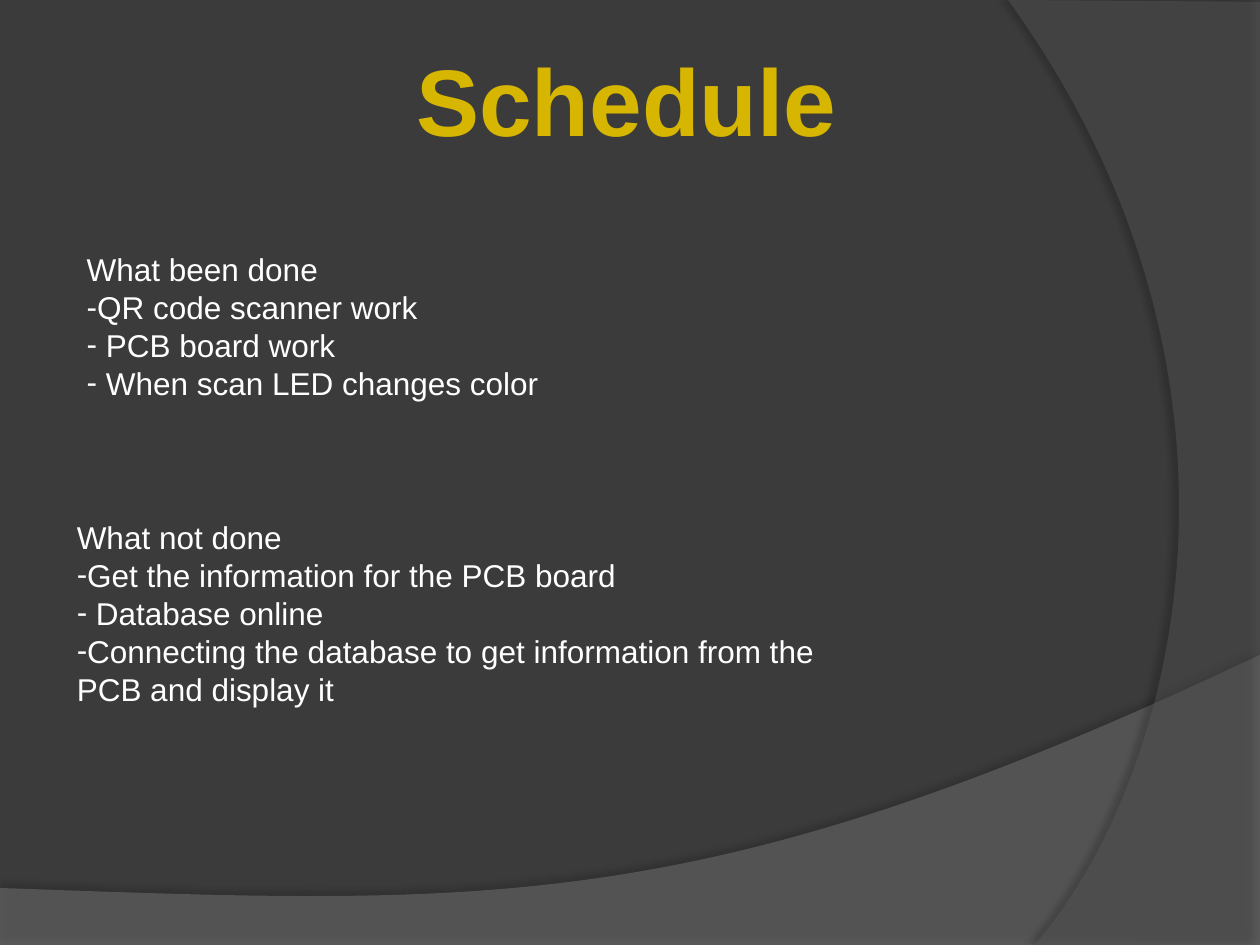
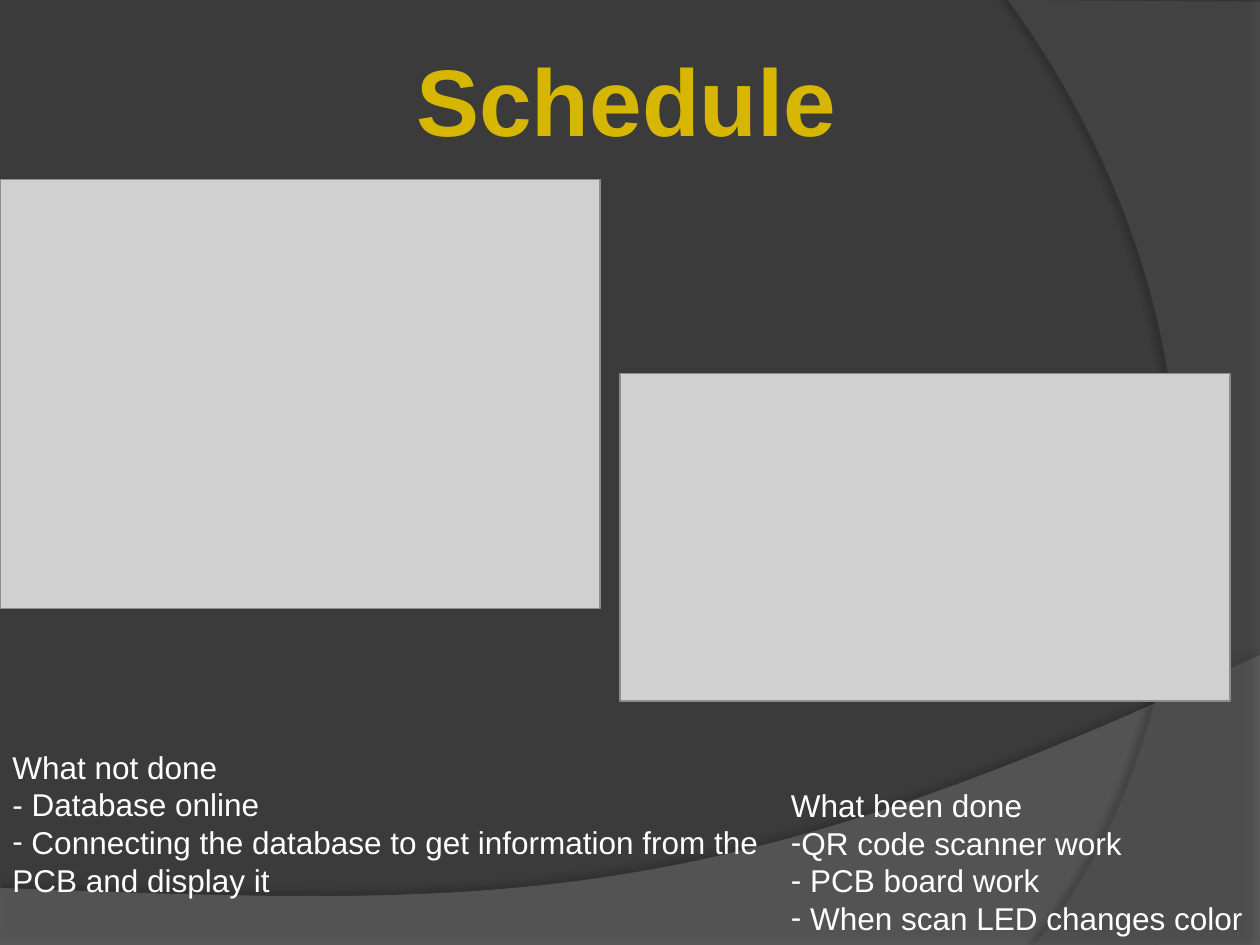
Before and after one commit to nightmarebat/nightmarebat.github.io, a slide deck: slide 4 of documents/hardware presation.pptx. Drawn at 1260x945 pixels with LibreOffice and Linux fonts; fonts in the diff are those of the drawing; grey boxes stand for pictures. Boxes give left, top, right and bottom in pixels: in the first picture for what was removed or moved away, otherwise in the second. Text is boxed around its words. In the diff, an @@ line names an element or a change of style, - is before the commit and + after.

```diff
--- a/documents/hardware presation.pptx
+++ b/documents/hardware presation.pptx
@@ picture added at [0,179,600,609] @@
@@ picture added at [620,373,1230,701] @@
@@ text "What not done": place and size @@
-text "What not done" at [77,526,814,707]
+text "What not done" at [12,756,758,898]
@@ text at [32,793,259,817]: text changed @@
-– Get the information for the PCB board
-– Database online
+- Database online
@@ text "What been done": place and size @@
-text "What been done" at [87,258,538,401]
+text "What been done" at [791,794,1242,936]
```
Also in this commit, not shown: 3 other slides changed.
